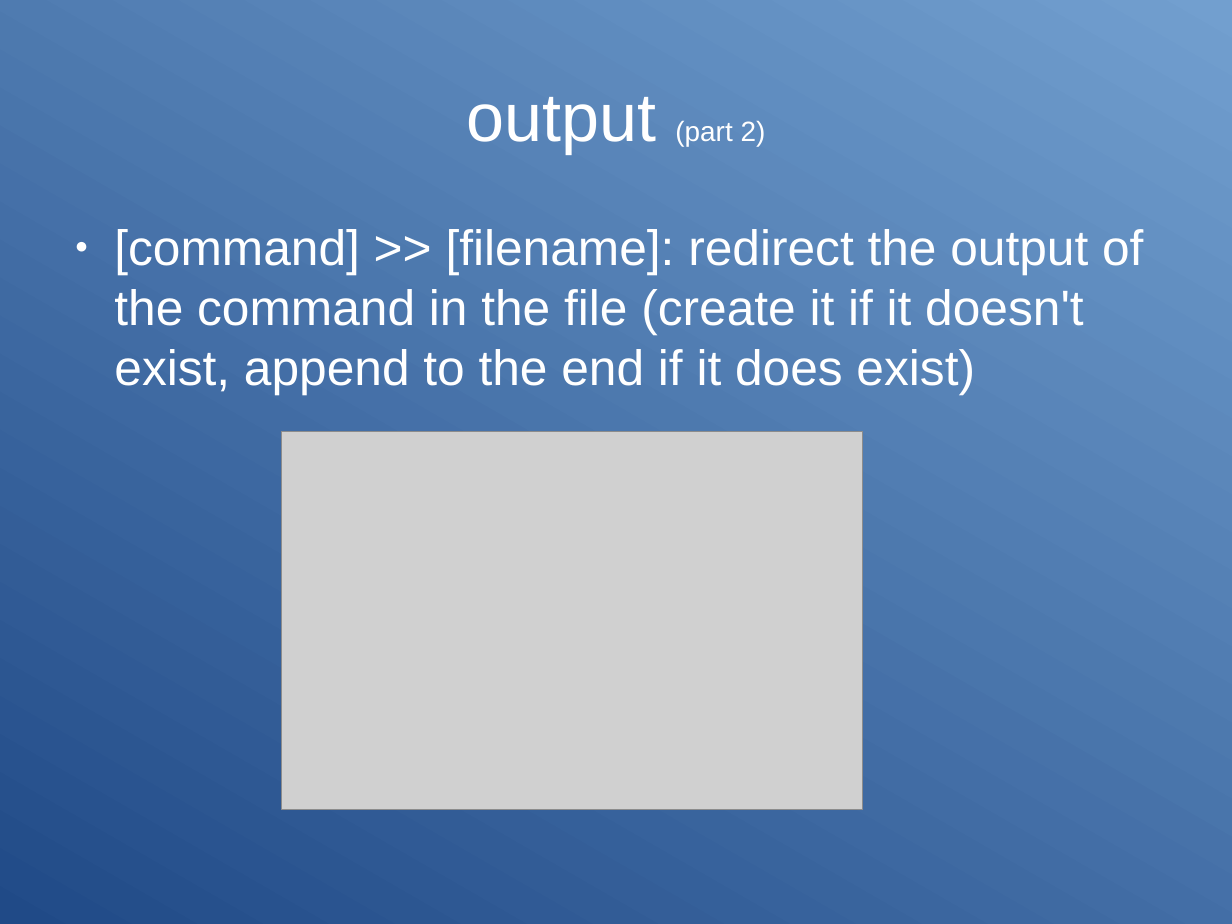
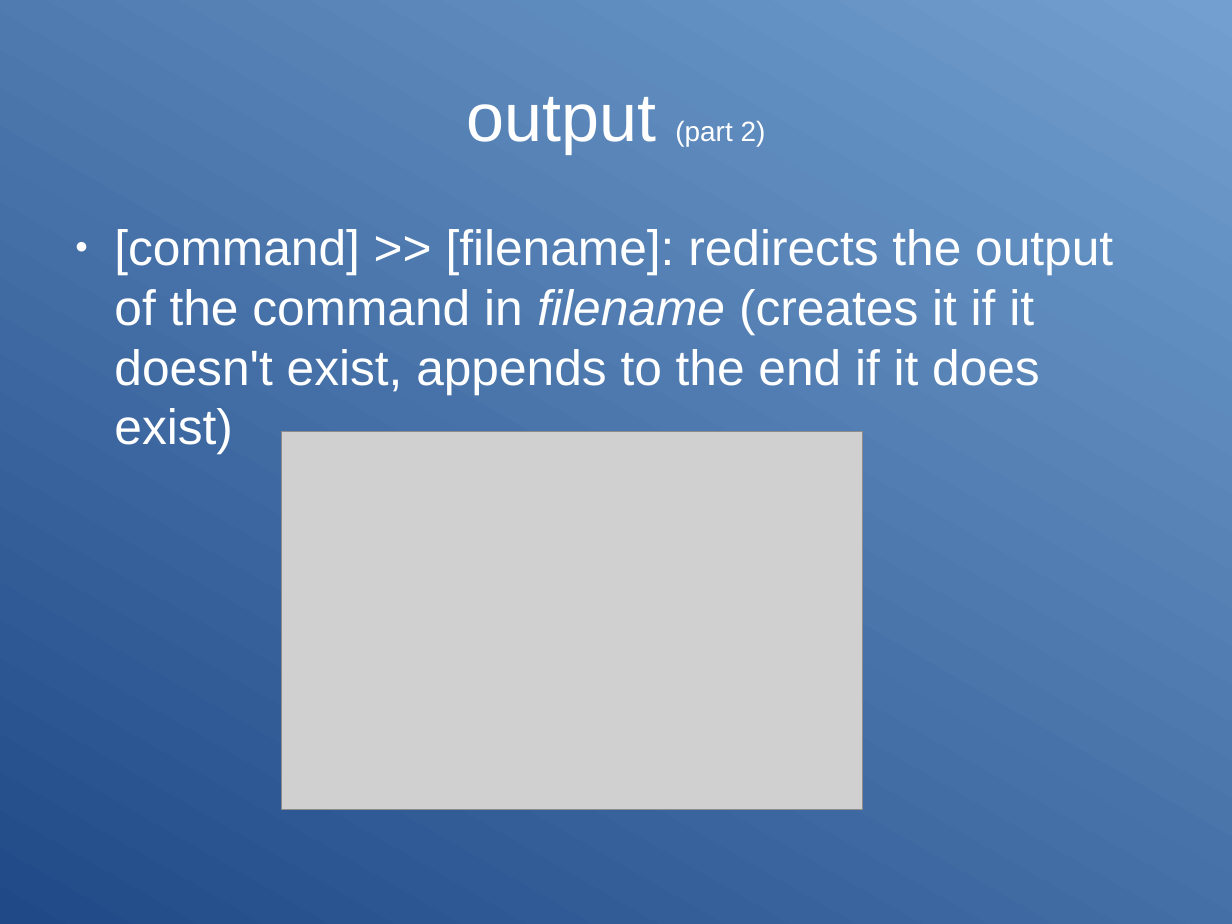
Before and after one commit to Clibre/An-introduction-to-bash, a slide deck: slide 21 of presentation/presentation.odp. Drawn at 1232x924 pixels with LibreOffice and Linux fonts; fonts in the diff are those of the drawing; grey boxes stand for pictures. Boxes give left, top, right and bottom in pixels: in the first picture for what was removed or moved away, otherwise in the second. Text is boxed around its words. In the diff, an @@ line names an element or a change of style, - is before the commit and + after.

```diff
--- a/presentation/presentation.odp
+++ b/presentation/presentation.odp
@@ text at (114, 229, 1113, 454): text changed @@
-● [command] >> [filename]: redirect the output of the command in the file (create it if it doesn't exist, append to the end if it does exist)
+● [command] >> [filename]: redirects the output of the command in filename (creates it if it doesn't exist, appends to the end if it does exist)
```
Also in this commit, not shown: 36 other slides changed, 1 slide removed.
